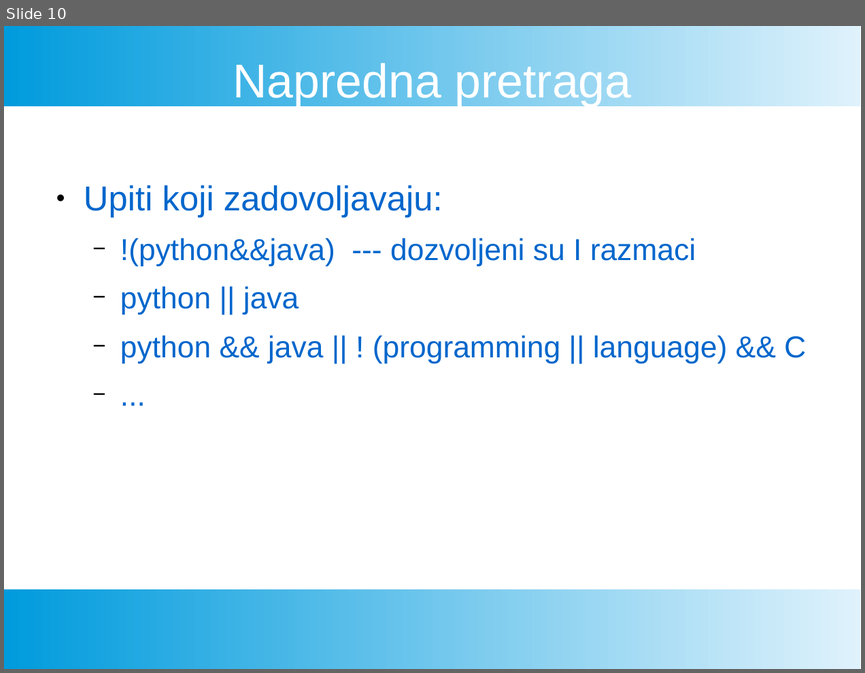
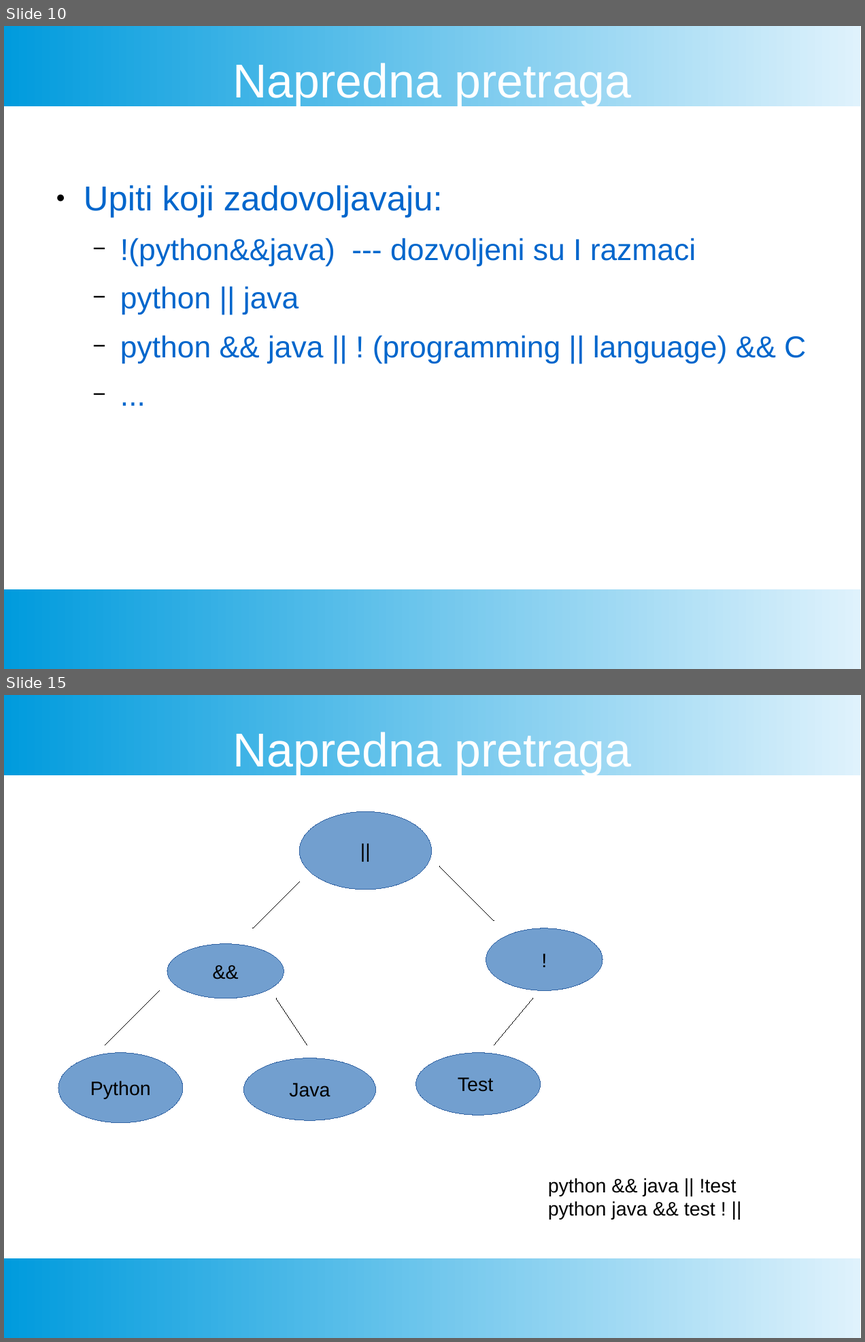
Before and after one commit to FTN-E2-materials/SearchEngine, a slide deck: ProjekatPrezentacija.pptx. Shown one above the other, each under a label of ours: slide 10 before the commit, slides 10 and 15 after it; the slides between them are not shown. The pictures are 865x673 and 865x1342 pixels, drawn with LibreOffice and Linux fonts; fonts in the diff are those of the drawing. Boxes give left, top, right and bottom in pixels: in the first picture for what was removed or moved away, otherwise in the second. Text is boxed around its words. In the diff, an @@ line names an element or a change of style, - is before the commit and + after.

Commit message:
dodata napredna pretraga u prezentaciju

```diff
--- a/ProjekatPrezentacija.pptx
+++ b/ProjekatPrezentacija.pptx
@@ slide 15 added at <box>4,695,861,1338</box>, background #FFFFFF; not listed: 2 template elements that a slide beside it also shows @@
@@ text added at <box>233,732,632,775</box>, 44 pt, text #FFFFFF @@
+Napredna pretraga
@@ ellipse added at <box>299,812,432,889</box>, fill #729FCF, outline #3465A4 0.75 pt, 18 pt, text #000000 @@
+||
@@ line added from (439, 866) to (494, 921), #000000 0.75 pt @@
@@ line added from (253, 928) to (299, 881), #000000 0.75 pt @@
@@ ellipse added at <box>486,928,602,990</box>, fill #729FCF, outline #3465A4 0.75 pt, 18 pt, text #000000 @@
+!
@@ ellipse added at <box>167,944,284,998</box>, fill #729FCF, outline #3465A4 0.75 pt, 18 pt, text #000000 @@
+&&
@@ line added from (105, 1045) to (160, 990), #000000 0.75 pt @@
@@ line added from (276, 998) to (307, 1045), #000000 0.75 pt @@
@@ line added from (532, 998) to (494, 1045), #000000 0.75 pt @@
@@ ellipse added at <box>58,1053,183,1123</box>, fill #729FCF, outline #3465A4 0.75 pt, 18 pt, text #000000 @@
+Python
@@ ellipse added at <box>243,1058,376,1120</box>, fill #729FCF, outline #3465A4 0.75 pt, 18 pt, text #000000 @@
+Java
@@ ellipse added at <box>416,1053,541,1115</box>, fill #729FCF, outline #3465A4 0.75 pt, 18 pt, text #000000 @@
+Test
@@ text added at <box>548,1178,736,1219</box>, 18 pt, text #000000 @@
+python && java || !test
+python java && test ! ||
```
Also in this commit, not shown: 9 other slides added, 1 slide removed, 1 other file.
